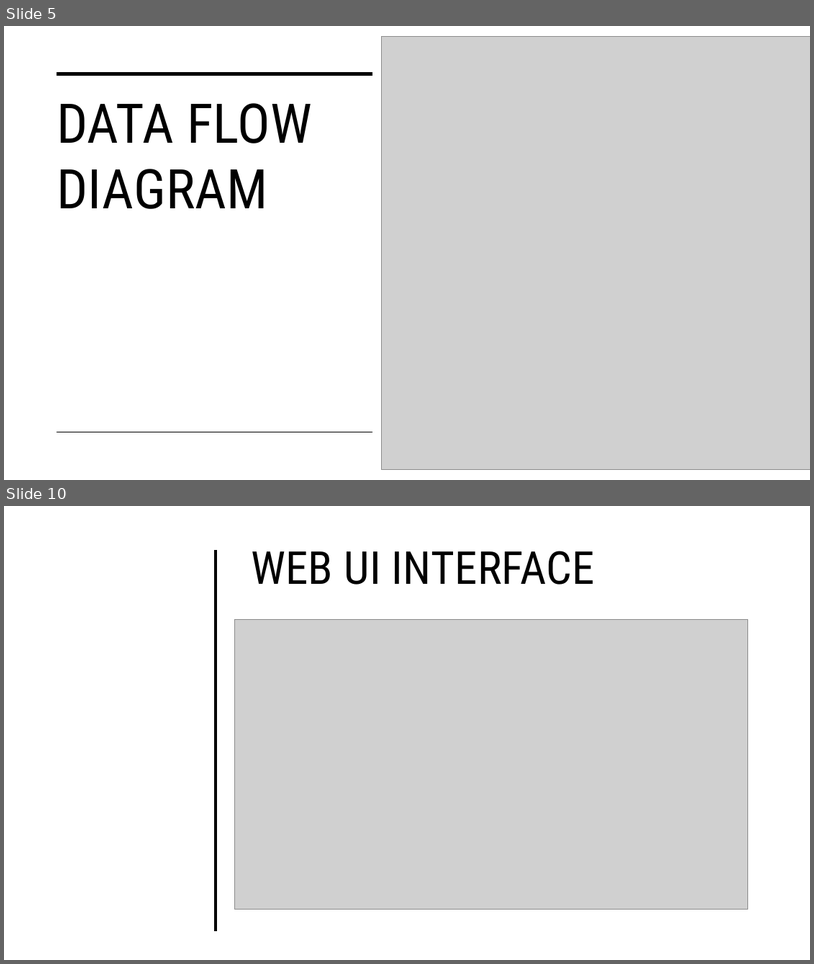
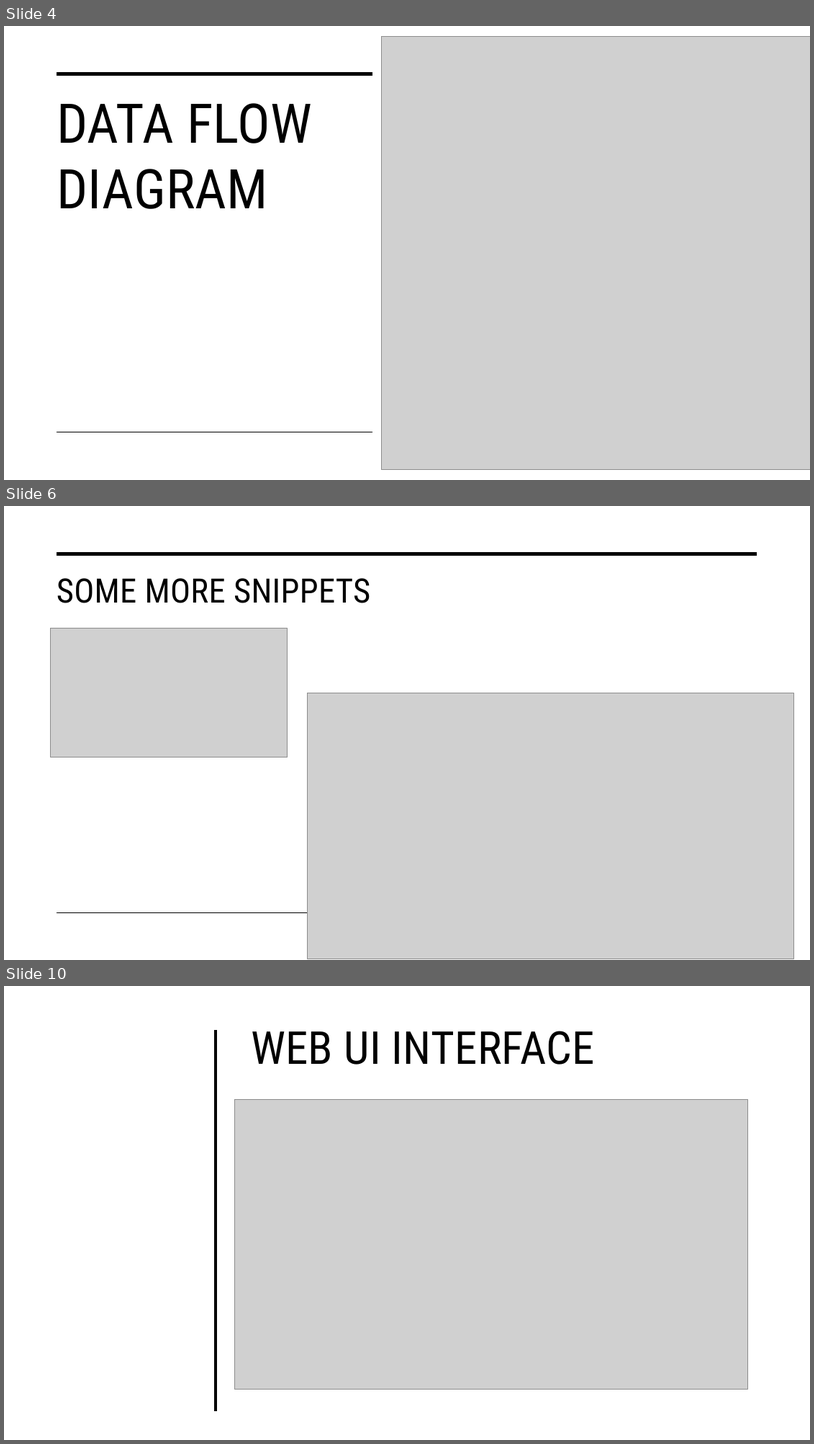
Before and after one commit to MrArthor/Forecasting-Electrical-Energy-Consumption, a slide deck: Report/Forecasting Electrical Energy Consumption- End Presentation.pptx. Shown one above the other, each under a label of ours: slides 5 and 10 before the commit, slides 4, 6 and 10 after it; the slides between them are not shown. The pictures are 814x964 and 814x1444 pixels, drawn with LibreOffice and Linux fonts; fonts in the diff are those of the drawing; grey boxes stand for pictures. Boxes give left, top, right and bottom in pixels: in the first picture for what was removed or moved away, otherwise in the second. Text is boxed around its words. In the diff, an @@ line names an element or a change of style, - is before the commit and + after.

```diff
--- a/Report/Forecasting Electrical Energy Consumption- End Presentation.pptx
+++ b/Report/Forecasting Electrical Energy Consumption- End Presentation.pptx
@@ slide 6 added at bbox=[4, 506, 810, 960], background #FFFFFF @@
@@ line added from (57, 554) to (758, 554), #000000 3.5 pt @@
@@ title added at bbox=[57, 578, 370, 603], 40 pt, text #000000 @@
+SOME MORE SNIPPETS
@@ picture added at bbox=[51, 628, 288, 757] @@
@@ picture added at bbox=[308, 692, 794, 958] @@
@@ line added from (57, 913) to (758, 913), #000000 1 pt @@
@@ what was slide 5 is now slide 4 @@
```
Also in this commit, not shown: 8 slides changed, 2 other slides added, 3 slides removed, 1 other file.
